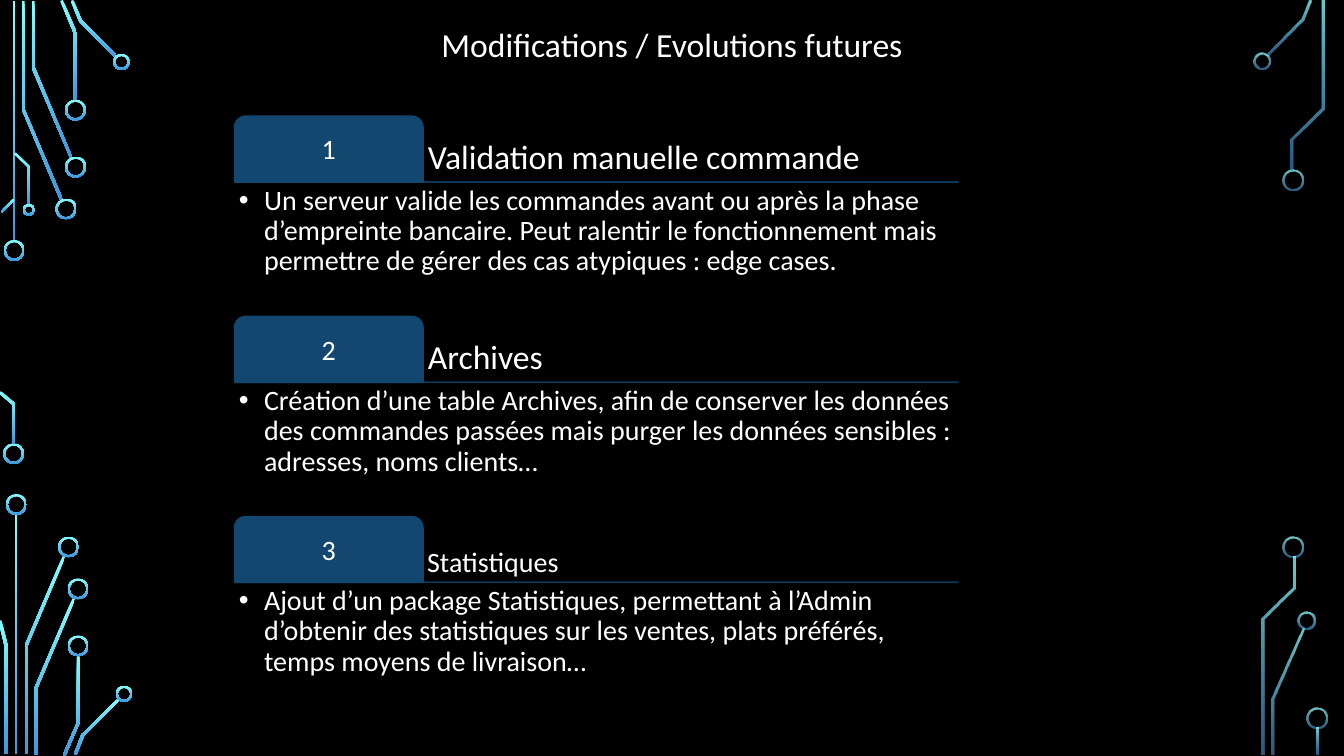
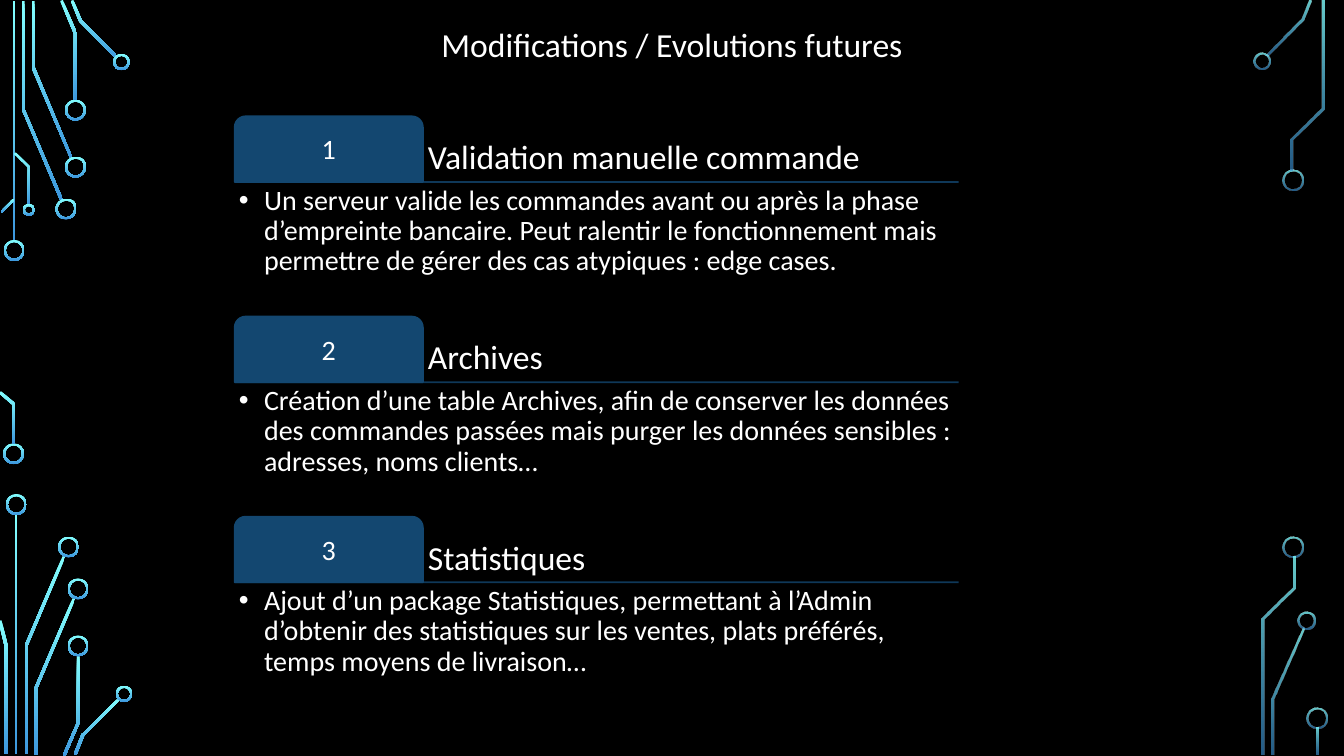
Before and after one commit to DesignGreg/Projet4-OpenClassRooms, a slide deck: slide 13 of Présentation Soutenance.pptx. Drawn at 1344x756 pixels with LibreOffice and Linux fonts; fonts in the diff are those of the drawing; background and template pictures are left out. Boxes give left, top, right and bottom in pixels: in the first picture for what was removed or moved away, otherwise in the second. Text is boxed around its words. In the diff, an @@ line names an element or a change of style, - is before the commit and + after.

```diff
--- a/Présentation Soutenance.pptx
+++ b/Présentation Soutenance.pptx
@@ text "Statistiques" at (x1=428, y1=546, x2=585, y2=576): size 20 to 24 pt; more space between paragraphs @@
```
Also in this commit, not shown: 2 other slides changed, 9 other files.
